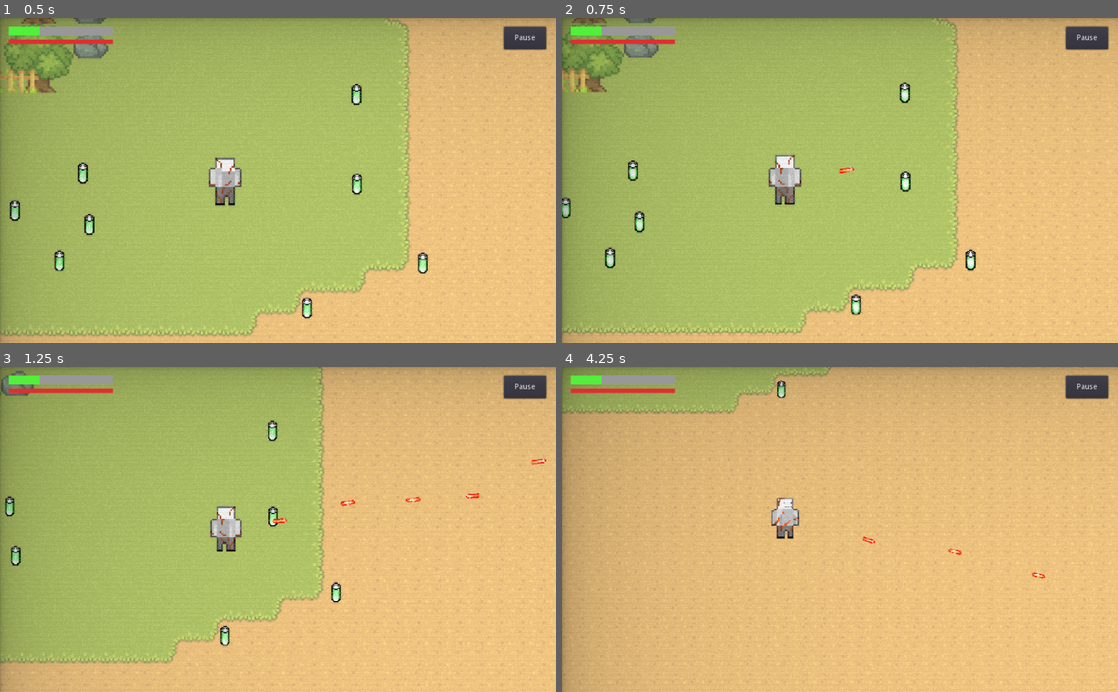
Above: before the commit, frames 1-4 (two rows, left to right).
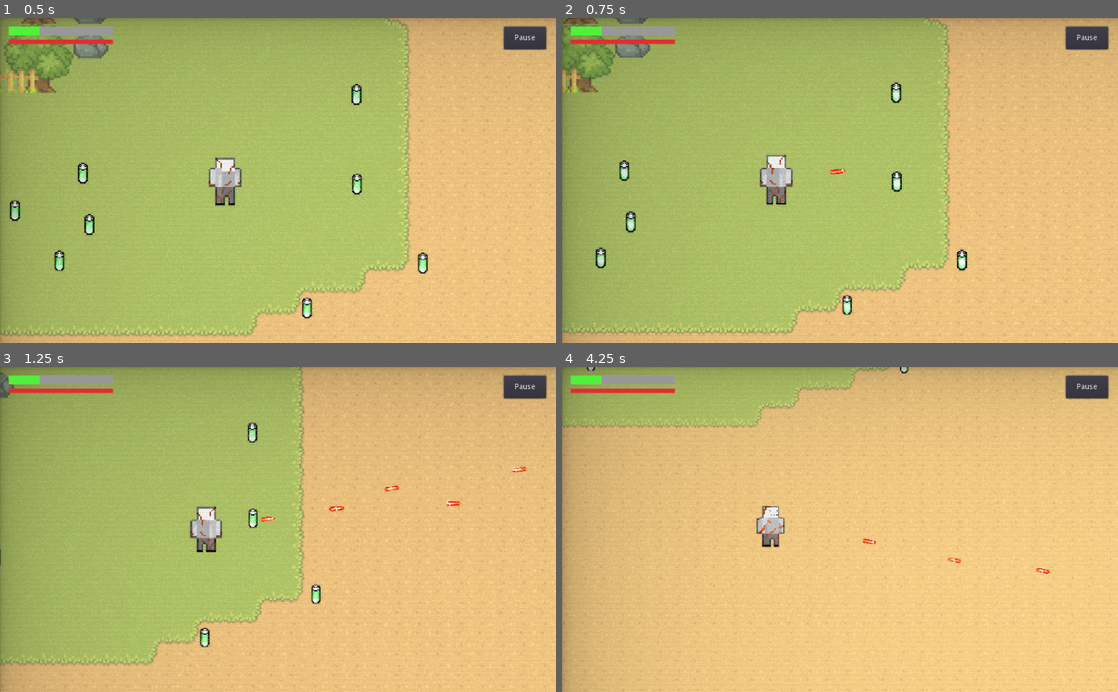
Above: after the commit, the same moments.

Repository: benhmoore/game-design-astral
Game: Godot game, scene res://scenes/Main.tscn
Same seed, same stepped clock (60 frames per second), same inputs: the game is played once before the commit and once after it. This scene is started directly instead of the project's main scene.
Inputs (mouse positions are in pixels of both pictures, inside the frame that each line leads up to):
- Up to frame 1 (0.5 s): no input
- Up to frame 2 (0.75 s): move the mouse to (962, 164) at 0.52 s; press the mouse at (962, 164) at 0.53 s; hold D (move_right) from 0.53 s (still down)
- Up to frame 3 (1.25 s): keep holding D (move_right); tap Shift (action_sprint) at 0.8 s
- Up to frame 4 (4.25 s): move the mouse to (728, 545) at 1.27 s; release D (move_right) at 1.28 s; release the mouse at (728, 545) at 1.28 s; hold S (move_down) 1.28-2.03 s; tap Shift (action_sprint) at 1.35, 2.3, 2.85, 3.8 s; click (728, 545) at 1.55 s; move the mouse to (895, 458) at 2.02 s; press the mouse at (895, 458) at 2.03 s; hold D (move_right) 2.03-2.78 s; move the mouse to (812, 594) at 2.77 s; release the mouse at (812, 594) at 2.78 s; hold Up (ui_up) 2.78-3.53 s; click (812, 594) at 3.05 s; move the mouse to (1006, 578) at 3.52 s; press the mouse at (1006, 578) at 3.53 s; hold A (move_left) from 3.53 s (still down)

Frame 1 is identical in both runs. In frame 2, 6.0% of the frame differs, in the area x 0-99%, y 0-98%; in frame 3, 6.5%, in the area x 0-99%, y 0-92%; in frame 4, 4.9%.

Commit message:
Added player emote functions

Diff:
--- a/scenes/player/PlayerCharacter.tscn
+++ b/scenes/player/PlayerCharacter.tscn
@@ -1,8 +1,9 @@
-[gd_scene load_steps=24 format=2]
+[gd_scene load_steps=29 format=2]
 
 [ext_resource path="res://assets/shaders/OutlineShader.tres" type="Material" id=1]
 [ext_resource path="res://assets/sounds/battery_collect.wav" type="AudioStream" id=2]
 [ext_resource path="res://assets/sounds/alert_2.wav" type="AudioStream" id=3]
+[ext_resource path="res://assets/graphics/player/emotes.png" type="Texture" id=4]
 [ext_resource path="res://scripts/player/PlayerCharacter.gd" type="Script" id=5]
 [ext_resource path="res://scenes/projectiles/Projectile.tscn" type="PackedScene" id=6]
 [ext_resource path="res://assets/sounds/shoot_1.wav" type="AudioStream" id=7]
@@ -85,6 +86,26 @@
 "speed": 5.0
 } ]
 
+[sub_resource type="AtlasTexture" id=15]
+atlas = ExtResource( 4 )
+region = Rect2( 0, 0, 16, 16 )
+
+[sub_resource type="AtlasTexture" id=16]
+atlas = ExtResource( 4 )
+region = Rect2( 16, 0, 16, 16 )
+
+[sub_resource type="AtlasTexture" id=17]
+atlas = ExtResource( 4 )
+region = Rect2( 32, 0, 16, 16 )
+
+[sub_resource type="SpriteFrames" id=18]
+animations = [ {
+"frames": [ SubResource( 15 ), SubResource( 16 ), SubResource( 17 ) ],
+"loop": true,
+"name": "default",
+"speed": 5.0
+} ]
+
 [node name="PlayerCharacter" type="KinematicBody2D"]
 scale = Vector2( 3, 3 )
 z_index = 1
@@ -131,3 +152,12 @@
 stream = ExtResource( 3 )
 volume_db = -27.105
 pitch_scale = 0.8
+
+[node name="EmoteSprite" type="AnimatedSprite" parent="."]
+visible = false
+position = Vector2( 0, -24 )
+scale = Vector2( 0.666667, 0.666667 )
+frames = SubResource( 18 )
+speed_scale = 0.2
+
+[connection signal="player_death" from="." to="." method="_on_PlayerCharacter_player_death"]
--- a/scripts/Camera.gd
+++ b/scripts/Camera.gd
@@ -37,7 +37,7 @@
 
 func flash_screen():
 	flash.show()
-	yield(get_tree().create_timer(0.1), "timeout")
+	yield(get_tree().create_timer(0.05), "timeout")
 	flash.hide()
 
 func _process(delta):
@@ -73,7 +73,7 @@
 
 			# Set the new zoom level
 			zoom = current_zoom
-			should_recenter_camera = false
+			should_recenter_camera = true
 		else:
 			# Set the zoom level to the default value when the player is not moving
 			current_zoom = current_zoom.linear_interpolate(Vector2(min_zoom, min_zoom), delta * zoom_speed)
--- a/scripts/pickups/Battery.gd
+++ b/scripts/pickups/Battery.gd
@@ -16,12 +16,12 @@
 func are_positions_close(position1: Vector2, position2: Vector2, epsilon: float) -> bool:
 	return position1.distance_squared_to(position2) < epsilon * epsilon
 
-func _process(delta: float) -> void:
+func _process(_delta: float) -> void:
 	if colliding_body and colliding_body.name == "PlayerCharacter":
 		if are_positions_close(position, colliding_body.position, 40):
 			# Code to execute when the battery is close enough to the player
 
-			colliding_body.heal(colliding_body.health_increment)
+			colliding_body.heal(1) # Heal the player by 1 unit
 			queue_free()
 
 func _on_BatteryArea2D_body_entered(body):
--- a/scripts/player/PlayerCharacter.gd
+++ b/scripts/player/PlayerCharacter.gd
@@ -1,116 +1,106 @@
 extends KinematicBody2D
 
+# PlayerCharacter signals
 signal health_changed # Emitted whenever heal() or damage() is called
-signal current_ammo_changed
-signal player_death
-
+signal ammo_changed # Emitted whenever ammo is added or removed
+signal player_death # Emitted when the player's health reaches 0
+
+# Player movement variables
 export var max_speed = 325
 export var acceleration = 2000
+export var friction = 1750
+var is_moving = false
+var is_sprinting = false
+
+# Player health variables
+var health:float = 6 setget set_health
+export var lives = 3
+var low_health_timer = 0
+
+# Player emote variables
+enum emotes {
+	EXLAIM,
+	QUESTION,
+	LOVE,
+	IDLE
+}
+var current_emote = emotes.IDLE
+
+# Player shooting variables
 export var projectile_scene: PackedScene
+export var max_ammo = 10
 export var knockback_force = 175
-export var friction = 1750
-
-export var lives = 3
-
-export var health_increment = 1
-var health:float = 6 setget set_health
-
+var current_ammo:float = 0 setget set_current_ammo
+var is_shooting = false
+var gun_recharge_timer = 0
+
+# Audio players
 onready var shoot_audio_player = get_node("ShootAudioPlayer")
 onready var footsteps_audio_player = get_node("FootstepsAudioPlayer")
 onready var effect_audio_player = get_node("EffectAudioPlayer")
 onready var danger_audio_player = get_node("DangerAudioPlayer")
 
-export var max_ammo = 10
-var current_ammo:float = 0 setget set_current_ammo
-
+# References to other nodes
+onready var camera = get_node("PlayerCamera")
+onready var damage_effect = get_node("DamageEffect")
+onready var emote = get_node("EmoteSprite")
+
+# Used to determine the player's current motion
 var motion = Vector2.ZERO
 
-var gun_recharge_timer = 0
-var low_health_timer = 0
-
-var is_shooting = false
-
-func _process(delta):
+func _process(delta:float):
+	""" Updates player health and ammo. """
+
+	# If the player's health is low, play low health sound effect
+	# and display a damage effect
 	low_health_timer += delta
 	if low_health_timer > 0.1:
-		if health < 3 and health > 0:
-			if low_health_timer >= (pow(health, 1.5) / 5):
-				#danger_audio_player.pitch_scale = max(0.5,health * 0.3)
+		if health < 3 and health > 0.1:
+			if low_health_timer >= max(0.4,(pow(health, 1.5) / 5)):
+
+				# Play the low health sound effect
 				danger_audio_player.play()
-				var damage_effect = get_node("DamageEffect")
-				damage_effect.modulate = Color(1, 0.58, 0.43,1)
-				yield(get_tree().create_timer(0.3), "timeout")
-				damage_effect.modulate = Color(1, 1, 1, 1)
+
+				# Flash the damage effect
+				flash_low_health()
+
 				low_health_timer = 0
 
-	# Update health or display constant damage effect
+	# If the player's health is 0, emit the player_death signal
+	# and enable the damage effect indefinitely
+	# Otherwise, gradually decrease the player's health
 	if health <= 0:
-		var damage_effect = get_node("DamageEffect")
 		damage_effect.modulate = Color(1, 0.58, 0.43,1)
 		emit_signal("player_death")
 	else:
-		set_health(health - (delta * 0.2))
-
+		# If the player is sprinting, decrease their health faster
+		if is_sprinting:
+			set_health(health - (delta * 0.4))
+		else:
+			set_health(health - (delta * 0.1))
+
+	# If health is 1, display exclaimation emote
+	if health <= 1:
+		emote_exclaim()
+	elif current_emote == emotes.EXLAIM:
+		emote_idle()
+
+
+	# If the play is not shooting, and their ammo is less than 10,
+	# gradually recharge their ammo
 	if current_ammo < 10:
 		if is_shooting == false:
+
+			# Recharge the players ammo to a maximum of 10
 			var new_ammo = min(current_ammo + (delta*15), max_ammo)
 			set_current_ammo(new_ammo)
-
-func set_current_ammo(new_value:float):
-	current_ammo = new_value
-	emit_signal("current_ammo_changed")
-
-func _physics_process(delta):
-	var input_vector = get_input_vector()
-	var mouse_position = get_global_mouse_position()
-	var mouse_direction = global_position.direction_to(get_global_mouse_position())
-	var sprite_animation = "idle.front.right"
-
-	# Determine which sprite to use based on distance from the player to the mouse position
-	var distance = global_position.distance_to(mouse_position)
-	if distance > 64:
-		sprite_animation = "idle.back.right" if mouse_position.y < global_position.y else "idle.front.right"
-		if mouse_position.x < global_position.x:
-			sprite_animation = sprite_animation.replace(".right", ".left")
-	else:
-		sprite_animation = "idle.front.right" if mouse_position.x > global_position.x else "idle.front.left"
-
-	# Set the sprite animation based on the distance from the player to the mouse position
-	var animated_sprite = get_node("DamageEffect/AnimatedSprite")
-	animated_sprite.animation = sprite_animation
-
-	# Calculate the player's new motion based on input and acceleration
-	var new_motion = motion
-	var sprint_multiplier = 1
-	if Input.is_action_pressed("action_sprint"):
-		sprint_multiplier = 1.5
-
-	if input_vector != Vector2.ZERO:
-		new_motion += input_vector.normalized() * acceleration * delta
-	new_motion = new_motion.limit_length(max_speed)
-	new_motion = new_motion * sprint_multiplier
-
-	# If the player is not holding down a movement key and is not experiencing knockback, gradually slow them down with friction
-	if input_vector == Vector2.ZERO:
-		var friction_force = motion.normalized() * friction * delta
-		if friction_force.length() > motion.length():
-			new_motion = Vector2.ZERO
-		else:
-			new_motion -= friction_force
-	# Move the player based on their new motion
-	var collision_info = move_and_collide(motion * delta)
-	if collision_info != null:
-		motion = Vector2.ZERO
-	else:
-		motion = new_motion
-
-	if motion != Vector2.ZERO:
-		if not footsteps_audio_player.playing:
-			footsteps_audio_player.play()
-	else:
-		footsteps_audio_player.stop()
-
+			if new_ammo >= 10:
+				play_sound("assets/sounds/reloaded.wav", 2)
+
+	# If the player is shooting, play the shooting sound effect,
+	# spawn a projectile, and decrease the player's ammo
 	if Input.is_action_pressed("action_shoot"):
+		var mouse_direction = global_position.direction_to(get_global_mouse_position())
 		is_shooting = true
 		if gun_recharge_timer > 1:
 			var projectile_direction = mouse_direction
@@ -122,10 +112,95 @@
 	else:
 		is_shooting = false
 
+func flash_low_health(duration:float=0.2):
+	""" Flashes the damage effect. """
+	# Display the damage effect for 0.3 sec
+	damage_effect.modulate = Color(1, 0.58, 0.43,1)
+	yield(get_tree().create_timer(duration), "timeout")
+	damage_effect.modulate = Color(1, 1, 1, 1)
+
+
+func set_current_ammo(new_value:float):
+	""" Sets the player's current ammo. """
+	current_ammo = new_value
+	emit_signal("ammo_changed")
+
+func _physics_process(delta:float):
+	""" Updates player movement and plays the footsteps sound effect. """
+
+	# Move the player
+	calculate_movement(delta)
+
+	# Play the footsteps sound effect if the player is moving
+	if motion != Vector2.ZERO:
+		if not footsteps_audio_player.playing:
+
+			# Increase the pitch of the footsteps sound effect if the player is sprinting
+			if is_sprinting:
+				footsteps_audio_player.pitch_scale = 1.3
+			else:
+				footsteps_audio_player.pitch_scale = 1
+			footsteps_audio_player.play()
+	else:
+		footsteps_audio_player.stop()
+
+func calculate_movement(delta:float):
+	# Get the player's input and mouse position
+	var input_vector = get_input_vector()
+	var mouse_position = get_global_mouse_position()
+
+	# Determine which sprite to use based on distance from the player to the mouse position
+	var sprite_animation = "idle.front.right"
+	var distance = global_position.distance_to(mouse_position)
+	if distance > 64:
+		sprite_animation = "idle.back.right" if mouse_position.y < global_position.y else "idle.front.right"
+		if mouse_position.x < global_position.x:
+			sprite_animation = sprite_animation.replace(".right", ".left")
+	else:
+		sprite_animation = "idle.front.right" if mouse_position.x > global_position.x else "idle.front.left"
+
+	# Set the sprite animation based on the distance from the player to the mouse position
+	var animated_sprite = get_node("DamageEffect/AnimatedSprite")
+	animated_sprite.animation = sprite_animation
+
+	# Calculate the player's new motion based on input and acceleration
+	var new_motion = motion
+
+	# If the player is holding down a movement key, accelerate them in that direction
+	if input_vector != Vector2.ZERO:
+		new_motion += input_vector.normalized() * acceleration * delta
+
+		# Limit the player's speed to max_speed
+		new_motion = new_motion.limit_length(max_speed)
+
+		# If the player is holding down the sprint key, increase their speed by 50%
+		var sprint_multiplier = 1
+		is_sprinting = false
+		if Input.is_action_pressed("action_sprint"):
+			sprint_multiplier = 1.5
+			is_sprinting = true
+		new_motion = new_motion * sprint_multiplier
+
+	# If the player is not holding down a movement key
+	# and is not experiencing knockback,
+	# gradually slow them down with friction
+	if input_vector == Vector2.ZERO:
+		var friction_force = motion.normalized() * friction * delta
+		if friction_force.length() > motion.length():
+			new_motion = Vector2.ZERO
+		else:
+			new_motion -= friction_force
+
+	# Move the player based on their new motion
+	if move_and_collide(motion * delta) != null:
+		motion = Vector2.ZERO
+	else:
+		motion = new_motion
+
 func get_input_vector():
+	""" Returns a normalized vector representing the player's directional input. """
+
 	var input_vector = Vector2.ZERO
-
-	# Check for movement keys and update the input vector accordingly
 	if Input.is_action_pressed("move_left"):
 		input_vector.x -= 1
 	if Input.is_action_pressed("move_right"):
@@ -137,23 +212,30 @@
 	if Input.is_action_just_pressed("ui_up"):
 		damage()
 
-	# Normalize the input vector to ensure that diagonal movement is not faster than horizontal/vertical movement
+	# Normalize the input vector to ensure that
+	# diagonal movement is not faster than horizontal/vertical movement
 	return input_vector.normalized()
 
 func shoot(projectile_dir: Vector2 = Vector2.ZERO, deviation_angle = 0):
-
+	""" Spawns a projectile in the direction of the mouse cursor and initiates knockback. """
+
+	# If the player has no ammo, play the empty sound effect and return
+	# Otherwise, decrease the player's ammo
 	if current_ammo < 0.1:
 		play_sound("assets/sounds/battery_collect_full.wav", 1)
 		return
 	else:
 		set_current_ammo(current_ammo-0.8)
 
+	# Simulate recoil by applying a force in the opposite direction of the projectile
 	knockback(projectile_dir, deviation_angle)
 
+	# Spawn a projectile in the direction of the mouse cursor
 	var projectile = projectile_scene.instance()
 	get_tree().current_scene.add_child(projectile)
 	projectile.global_position = global_position
 
+	# Rotate the projectile to face the mouse cursor
 	var projectile_rot = projectile_dir.angle() + deviation_angle
 	projectile.rotation = projectile_rot
 
@@ -162,16 +244,37 @@
 	shoot_audio_player.play()
 
 	# Shake the camera
-	var camera = get_node("PlayerCamera")
-	# camera.shake()
 	camera.flash_screen()
 
 	set_health(health - 0.05)
 
-func damage():
+func emote_exclaim():
+	""" Displays the exclamation mark emote. """
+	emote.frame = 0
+	emote.show()
+	current_emote = emotes.EXLAIM
+
+func emote_question():
+	""" Displays the question mark emote. """
+	emote.frame = 1
+	emote.show()
+	current_emote = emotes.QUESTION
+
+func emote_love():
+	""" Displays the heart emote. """
+	emote.frame = 2
+	emote.show()
+	current_emote = emotes.LOVE
+
+func emote_idle():
+	""" Displays the exclamation mark emote. """
+	emote.hide()
+	current_emote = emotes.IDLE
+
+func damage(decrease_amount:float=1):
+	""" Decreases the player's health and plays the damage visual and sound effect. """
 
 	# Play damage visual effect
-	var damage_effect = get_node("DamageEffect")
 	damage_effect.modulate = Color(1, 0, 0, 1)
 	yield(get_tree().create_timer(0.1), "timeout")
 	damage_effect.modulate = Color(1, 1, 1, 1)
@@ -180,17 +283,21 @@
 	yield(get_tree().create_timer(0.1), "timeout")
 	damage_effect.modulate = Color(1, 1, 1, 1)
 
-	set_health(health - health_increment)
-
-func heal(health_amount:float):
+	# Decrease the player's health
+	set_health(health - decrease_amount)
+
+	# Play the hurt sound effect
+	play_sound("assets/sounds/hurt_1.wav")
+
+func heal(increase_amount:float=1):
+	""" Increases the player's health and plays the heal visual and sound effect. """
 	if (health >= 10): # If already full on health, don't try to increment
-		play_sound("assets/sounds/battery_collect_full.wav", 1)
+		play_sound("assets/sounds/battery_collect_full.wav")
 		return
-	var new_health = health + health_amount
+	var new_health = health + increase_amount
 	set_health(new_health)
 
 	# Play health visual effect
-	var damage_effect = get_node("DamageEffect")
 	damage_effect.modulate = Color(0, 1, 0.8, 1)
 	yield(get_tree().create_timer(0.05), "timeout")
 	damage_effect.modulate = Color(1, 1, 1, 1)
@@ -209,7 +316,7 @@
 	var knockback_dir = projectile_dir.rotated(deviation_angle)  # apply deviation to projectile direction
 	motion += -knockback_dir * knockback_force
 
-func play_sound(sound_path, pitch):
+func play_sound(sound_path, pitch:float=1):
 	var collect_sound = load(sound_path)
 	effect_audio_player.stream = collect_sound
 	effect_audio_player.pitch_scale = pitch
@@ -218,3 +325,7 @@
 func set_health(new_value):
 	health = min(new_value, 10)
 	emit_signal("health_changed")
+
+
+func _on_PlayerCharacter_player_death():
+	pass # Replace with function body.
--- a/scripts/player/PlayerHUD.gd
+++ b/scripts/player/PlayerHUD.gd
@@ -17,10 +17,10 @@
 		player = get_node_or_null("/root/Node2D/PlayerCharacter")
 		if player:
 			player.connect("health_changed", self, "_on_player_health_changed")
-			player.connect("current_ammo_changed", self, "_on_player_current_ammo_changed")
+			player.connect("ammo_changed", self, "_on_player_ammo_changed")
 
 func _on_player_health_changed():
 	health_bar.value = player.health
 
-func _on_player_current_ammo_changed():
+func _on_player_ammo_changed():
 	current_ammo_bar.value = player.current_ammo
Binary file added: assets/graphics/player/emotes.png
Not shown, added: assets/graphics/player/emotes.png.import
Binary file added: assets/graphics/player/exclaim.png
Not shown, added: assets/graphics/player/exclaim.png.import
Not shown, added: assets/sounds/hurt_1.wav.import
Not shown, added: assets/sounds/recovered.wav.import
Not shown, added: assets/sounds/reloaded.wav.import
Not shown, added: assets/sounds/hurt_1.wav
Not shown, added: assets/sounds/recovered.wav
Not shown, added: assets/sounds/reloaded.wav
